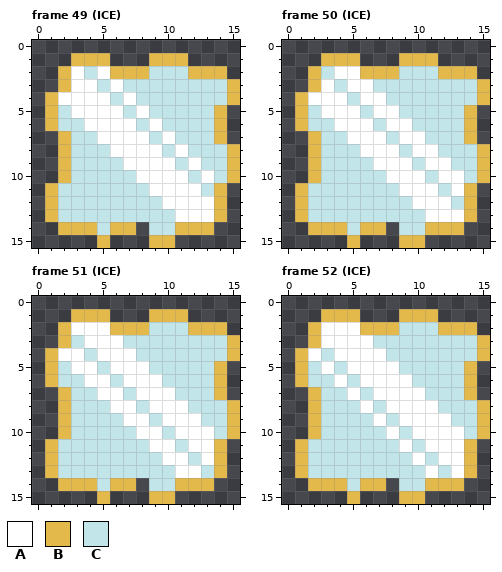
Edited in one commit: pixel-art file (examples/the-dungeon-puzzlers-lament/gfx/sprites16x16.aseprite). The first picture shows the starting point.
16x16 pixels, 60 frames. Shown: frame 49 (ICE), frame 50 (ICE), frame 51 (ICE), frame 52 (ICE).
Visible layers, top first: "Layer 1", "shadow".
Palette (. is transparent): A #ffffff  B #e4b94b  C #c2e5ea
Pixels before, frame 49 (ICE), first column x 1:
 1 ..BBB...BBB....
 2 .BACABBBCCCBBB.
 3 .BAACACCCCCCCCB
 4 BAAAACACCCCCCCB
 5 BCAAAACACCCCCB.
 6 BCCAAAACACCCCB.
 7 .BCCAAAACACCCB.
 8 .BCCCAAAACACCCB
 9 .BCCCCAAAACACCB
10 .BCCCCCAAAACACB
11 BCCCCCCCAAAACB.
12 BCCCCCCCCAAAAB.
13 BCCCCCCCCCAAAB.
14 .BBBCBB.CCBBB..
15 ....B...BB.....
Pixels before, frame 50 (ICE), first column x 1:
 1 ..BBB...BBB....
 2 .BCAABBBCCCBBB.
 3 .BACAACCCCCCCCB
 4 BAAACAACCCCCCCB
 5 BCAAACAACCCCCB.
 6 BCCAAACAACCCCB.
 7 .BCCAAACAACCCB.
 8 .BCCCAAACAACCCB
 9 .BCCCCAAACAACCB
10 .BCCCCCAAACAACB
11 BCCCCCCCAAACAB.
12 BCCCCCCCCAAACB.
13 BCCCCCCCCCAAAB.
14 .BBBCBB.CCBBB..
15 ....B...BB.....
Pixels before, frame 51 (ICE), first column x 1:
 1 ..BBB...BBB....
 2 .BAAABBBCCCBBB.
 3 .BCAAACCCCCCCCB
 4 BAACAAACCCCCCCB
 5 BCAACAAACCCCCB.
 6 BCCAACAAACCCCB.
 7 .BCCAACAAACCCB.
 8 .BCCCAACAAACCCB
 9 .BCCCCAACAAACCB
10 .BCCCCCAACAAACB
11 BCCCCCCCAACAAB.
12 BCCCCCCCCAACAB.
13 BCCCCCCCCCAACB.
14 .BBBCBB.CCBBB..
15 ....B...BB.....
Pixels before, frame 52 (ICE), first column x 1:
 1 ..BBB...BBB....
 2 .BAAABBBCCCBBB.
 3 .BAAAACCCCCCCCB
 4 BACAAAACCCCCCCB
 5 BCACAAAACCCCCB.
 6 BCCACAAAACCCCB.
 7 .BCCACAAAACCCB.
 8 .BCCCACAAAACCCB
 9 .BCCCCACAAAACCB
10 .BCCCCCACAAAACB
11 BCCCCCCCACAAAB.
12 BCCCCCCCCACAAB.
13 BCCCCCCCCCACAB.
14 .BBBCBB.CCBBB..
15 ....B...BB.....
Now the later version:
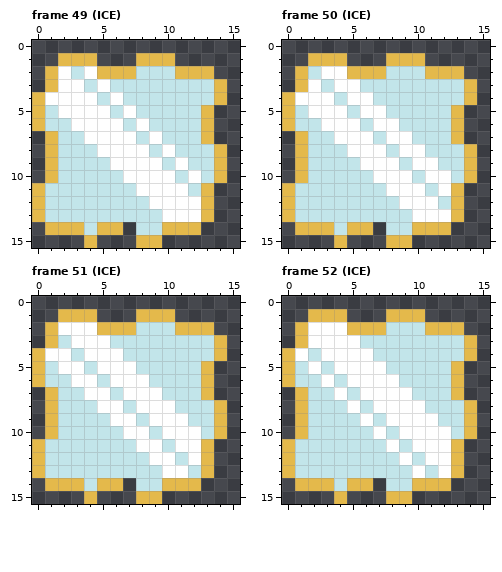
From the commit log: Move the new sprites to the correct place
Changes in this commit:
Changed rows in their new state; - is an unchanged pixel.
Frame 49 (ICE), layer "Layer 1":
first column x 0:
 1 --B--.--B--.----
 2 -BACAB--C--B--.-
 3 -BA-CAC-------B.
 4 BA---CAC------B.
 5 BCA---CAC----B.-
 6 BC-A---CAC---B.-
 7 -BC-A---CAC--B.-
 8 -BC--A---CAC--B.
 9 -BC---A---CAC-B.
10 -BC----A---CACB.
11 BC------A---CB.-
12 BC-------A---B.-
13 BC--------A--B.-
14 -B--CB-.C-B--.--
15 ----B.--B-.-----
Frame 50 (ICE), layer "Layer 1":
first column x 0:
 1 --B--.--B--.----
 2 -BCA-B--C--B--.-
 3 -BACA-C-------B.
 4 BA--CA-C------B.
 5 BCA--CA-C----B.-
 6 BC-A--CA-C---B.-
 7 -BC-A--CA-C--B.-
 8 -BC--A--CA-C--B.
 9 -BC---A--CA-C-B.
10 -BC----A--CA-CB.
11 BC------A--CAB.-
12 BC-------A--CB.-
13 BC--------A--B.-
14 -B--CB-.C-B--.--
15 ----B.--B-.-----
Frame 51 (ICE), layer "Layer 1":
first column x 0:
 1 --B--.--B--.----
 2 -BA--B--C--B--.-
 3 -BCA--C-------B.
 4 BA-CA--C------B.
 5 BCA-CA--C----B.-
 6 BC-A-CA--C---B.-
 7 -BC-A-CA--C--B.-
 8 -BC--A-CA--C--B.
 9 -BC---A-CA--C-B.
10 -BC----A-CA--CB.
11 BC------A-CA-B.-
12 BC-------A-CAB.-
13 BC--------A-CB.-
14 -B--CB-.C-B--.--
15 ----B.--B-.-----
Frame 52 (ICE), layer "Layer 1":
first column x 0:
 1 --B--.--B--.----
 2 -BA--B--C--B--.-
 3 -BA---C-------B.
 4 BACA---C------B.
 5 BCACA---C----B.-
 6 BC-ACA---C---B.-
 7 -BC-ACA---C--B.-
 8 -BC--ACA---C--B.
 9 -BC---ACA---C-B.
10 -BC----ACA---CB.
11 BC------ACA--B.-
12 BC-------ACA-B.-
13 BC--------ACAB.-
14 -B--CB-.C-B--.--
15 ----B.--B-.-----
Pixel boxes of the changes (left, top, right, bottom) in both pictures:
changed: (32, 53, 240, 248)
changed: (282, 53, 490, 248)
changed: (32, 309, 240, 504)
changed: (282, 309, 490, 504)
